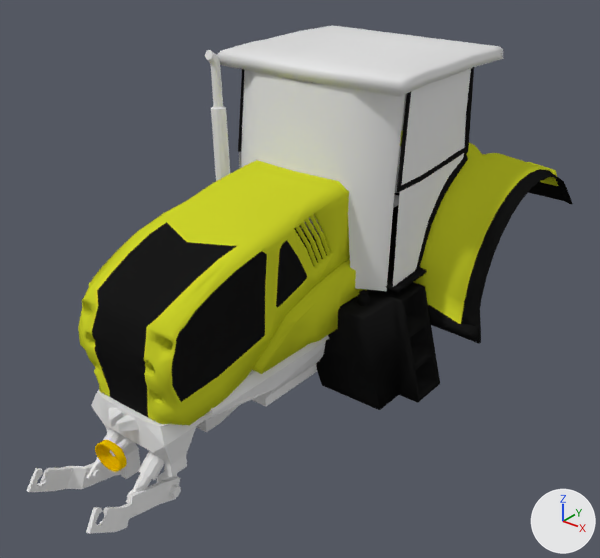
An edit to the Blender file model/axion950.blend, drawn before and after from the same camera.
Rendered twice from a 50 mm lens placed at (4.14, -7.27, 3.63), pointed at (0.11, -2.24, 0.5). Lighting does not change. The marker at lower right points along +X, +Y and +Z. The same objects are shown in both versions, whatever each file hides.

Before the edit, the objects in view are built like this:
```python
me_cone = bpy.data.meshes.new('Cone')
me_cone.from_pydata(...)  # 130 vertices, 160 faces; spans x -0.143..0.141, y -4.335..-4.2, z -0.284..-0.071
me_cone.materials.append(mat_yellow_plastic)  # yellow #e7ba00
me_plane_001 = bpy.data.meshes.new('Plane.001')
me_plane_001.from_pydata(...)  # 20 vertices, 10 faces; spans x -0.82..0.82, y -2.18..-1.84, z 0.5..2.17
me_plane_001.polygons.foreach_set('use_smooth', [True] * 10)
me_plane_001.materials.append(mat_glas)  # white #e7e7e7
me_plane_004 = bpy.data.meshes.new('Plane.004')
me_plane_004.from_pydata(...)  # 406 vertices, 372 faces; spans x -1.22..1.22, y -1.88..-0.41, z 0.58..2.26
me_plane_004.materials.append(mat_black_plastic)  # black #1a1a1a
me_plane_018 = bpy.data.meshes.new('Plane.018')
me_plane_018.from_pydata(...)  # 865 vertices, 712 faces, 18 loose edges; spans x -0.67..0.67, y -4.14..-1.85, z 0.1..1.45
me_plane_018.polygons.foreach_set('use_smooth', [True] * 712)
# faces by material slot: [672, 40]
me_plane_018.materials.append(mat_green_plastic)  # yellow #cbd22b
me_plane_018.materials.append(mat_black_plastic)  # black #1a1a1a
ob_plane_007 = bpy.data.objects.new('Plane.007', me_plane_004)
ob_plane_007.location = (0.0, -0.043, -0.03)
ob_plane_020 = bpy.data.objects.new('Plane.020', me_plane_018)
ob_plane_020.location = (0.0, 0.0, 0.0)
ob_plane_022 = bpy.data.objects.new('Plane.022', me_plane_001)
ob_plane_022.location = (0.0, 0.0, 0.0)
ob_pto_shaft_guard = bpy.data.objects.new('PTO-shaft-guard', me_cone)
ob_pto_shaft_guard.location = (0.0, 0.0, 0.0)
# also in view: 'front-hitch-hydrolics' at (0.0, -4.11, -0.27); 'cab_roof.001' at (0.0, -1.21, 0.84); 'Cylinder' at (-0.8, -2.19, 1.31); 'main-body' at (0.0, -1.85, 0.09); 'Plane.035' at (0.0, -2.57, 0.52)
```
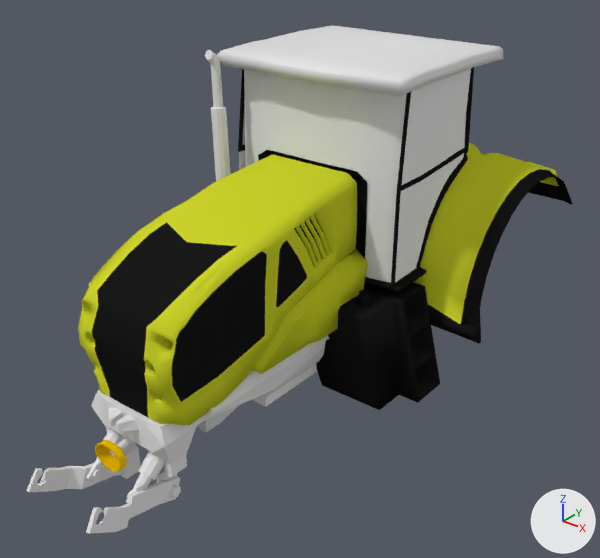
Pixel boxes [x1, y1, x2, y2] of what changed, in the pictures (600 x 558 px; the box of a moved part takes in the faces that stretch with it):
'Plane.020', reshaped
    before: [78, 160, 350, 425]
    after: [78, 154, 357, 425]
'Plane.022', reshaped
    before: [241, 70, 405, 291]
    after: [244, 70, 407, 283]
'Plane.040', added (black)
    after: [258, 150, 367, 258]
part 2 of me_plane_018, moved or reshaped
    before: [221, 160, 350, 286]
    after: [222, 154, 357, 286]
part 3 of me_plane_004, built on (black)
    after: [391, 191, 419, 288]

The change, as a diff of the scene's bpy script:
```diff
--- a/model/axion950.blend.py
+++ b/model/axion950.blend.py
@@ me_plane_001 @@
 # used by ob_plane_022; location = (0.0, 0.0, 0.0)
-me_plane_001.from_pydata(...)  # 20 vertices, 10 faces; spans x -0.82..0.82, y -2.18..-1.84, z 0.5..2.17
+me_plane_001.from_pydata(...)  # 20 vertices, 10 faces; spans x -0.82..0.86, y -1.97..-1.83, z 0.52..2.21
+# me_plane_001 part 1: 20 of 20 vertices moved; they spanned x -0.82..0.82, y -2.18..-1.84, z 0.5..2.17 and now span x -0.82..0.86, y -1.97..-1.83, z 0.52..2.21; mean shift (0.0, 0.11, 0.01); largest move (-0.59, -2.15, 0.54) -> (-0.52, -1.95, 0.52)
 me_plane_001.materials.append(mat_glas)
@@ me_plane_004 @@
 # used by ob_plane_007; location = (0.0, -0.043, -0.03)
-me_plane_004.from_pydata(...)  # 406 vertices, 372 faces; spans x -1.22..1.22, y -1.88..-0.41, z 0.58..2.26
+me_plane_004.from_pydata(...)  # 413 vertices, 383 faces; spans x -1.22..1.22, y -1.92..-0.41, z 0.58..2.26
+# me_plane_004 part 3: 2 vertices removed from x 0.85..0.86, y -1.55..-1.54, z 0.58; 9 vertices added at x 0.86..0.88, y -1.92..-1.53, z 0.58..0.61
 me_plane_004.materials.append(mat_black_plastic)
@@ me_plane_018 @@
 # used by ob_plane_020; location = (0.0, 0.0, 0.0)
-me_plane_018.from_pydata(...)  # 865 vertices, 712 faces, 18 loose edges; spans x -0.67..0.67, y -4.14..-1.85, z 0.1..1.45
+me_plane_018.from_pydata(...)  # 865 vertices, 712 faces, 18 loose edges; spans x -0.67..0.67, y -4.14..-1.95, z 0.1..1.45
+# me_plane_018 part 2: 27 of 865 vertices moved; they spanned x -0.53..0.53, y -2.29..-1.85, z 0.76..1.45 and now span x -0.5..0.5, y -2.29..-1.95, z 0.76..1.45; mean shift (0.0, -0.05, 0.0); largest move (0.53, -1.85, 0.79) -> (0.49, -1.96, 0.79)
 me_plane_018.materials.append(mat_green_plastic)
@@ me_plane_040 @@
+me_plane_040.from_pydata(...)  # 26 vertices, 15 faces; spans x -0.579..0.579, y -1.971..-1.946, z 0.485..1.476
+me_plane_040.polygons.foreach_set('use_smooth', [True] * 15)
+me_plane_040.materials.append(mat_black_plastic)  # black #1a1a1a
@@ ob_plane_040 @@
+ob_plane_040 = bpy.data.objects.new('Plane.040', me_plane_040)
+ob_plane_040.location = (0.0, 0.0, 0.0)
```
